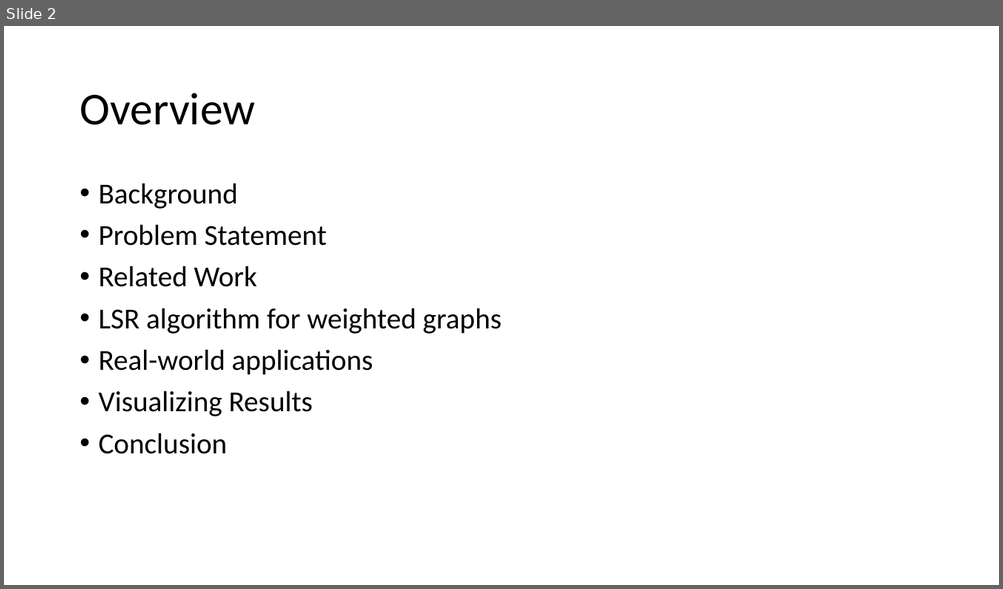
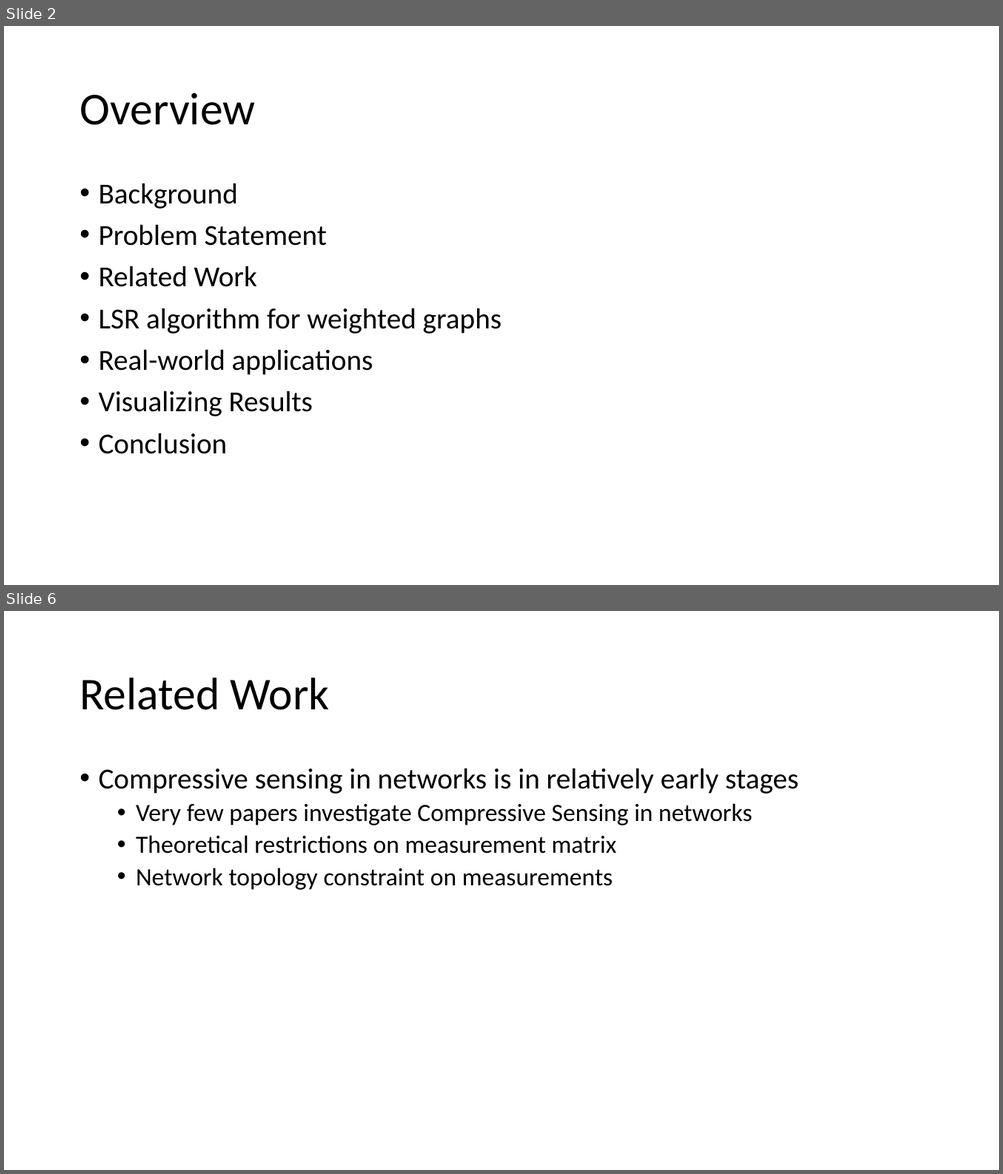
Before and after one commit to mikh/CS591-Social-Networks, a slide deck: PPT/skeleton.ppt.pptx. Shown one above the other, each under a label of ours: slide 2 before the commit, slides 2 and 6 after it; the slides between them are not shown. The pictures are 1003x589 and 1003x1174 pixels, drawn with LibreOffice and Linux fonts; fonts in the diff are those of the drawing; background and template pictures are left out. Boxes give left, top, right and bottom in pixels: in the first picture for what was removed or moved away, otherwise in the second. Text is boxed around its words. In the diff, an @@ line names an element or a change of style, - is before the commit and + after.

```diff
--- a/PPT/skeleton.ppt.pptx
+++ b/PPT/skeleton.ppt.pptx
@@ slide 6 added at (4, 611, 999, 1170), background picture (left out) @@
@@ title added at (79, 678, 329, 710), 44 pt, text #000000 @@
+Related Work
@@ text added at (99, 768, 798, 890), 24 pt, text #000000 @@
+• Compressive sensing in networks is in relatively early stages
+  • Very few papers investigate Compressive Sensing in networks
+  • Theoretical restrictions on measurement matrix
+  • Network topology constraint on measurements
```
Also in this commit, not shown: 6 slides changed, 16 other slides added, 2 slides removed, 6 other files.
